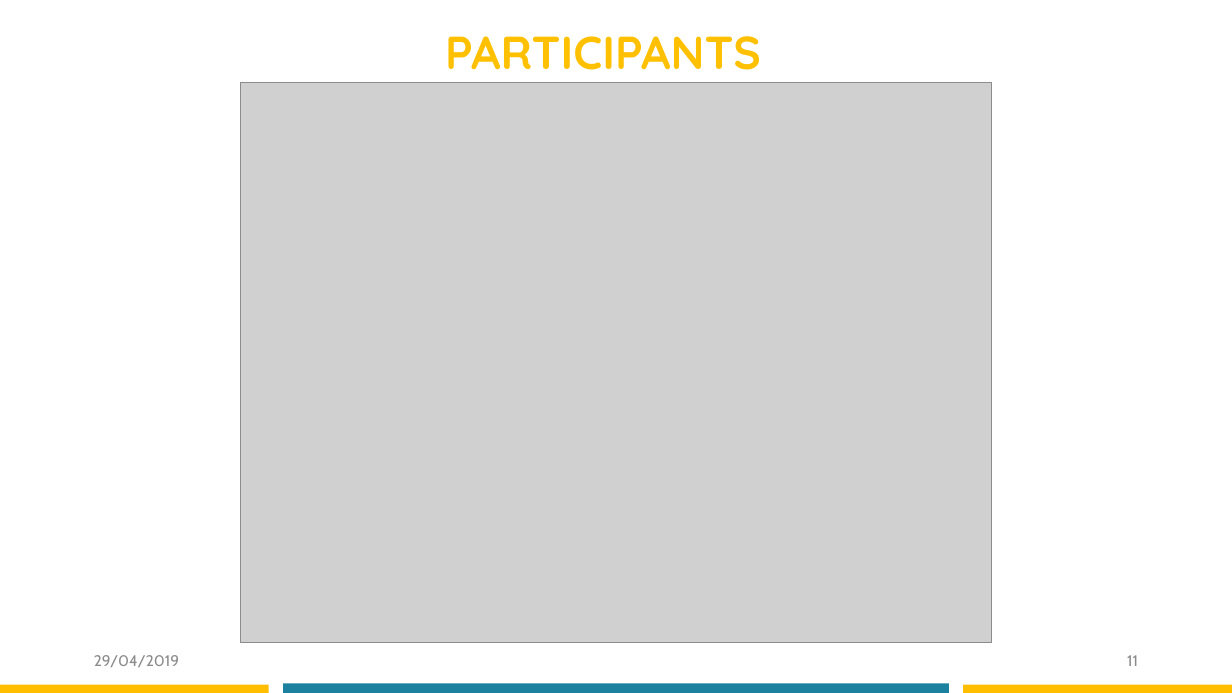
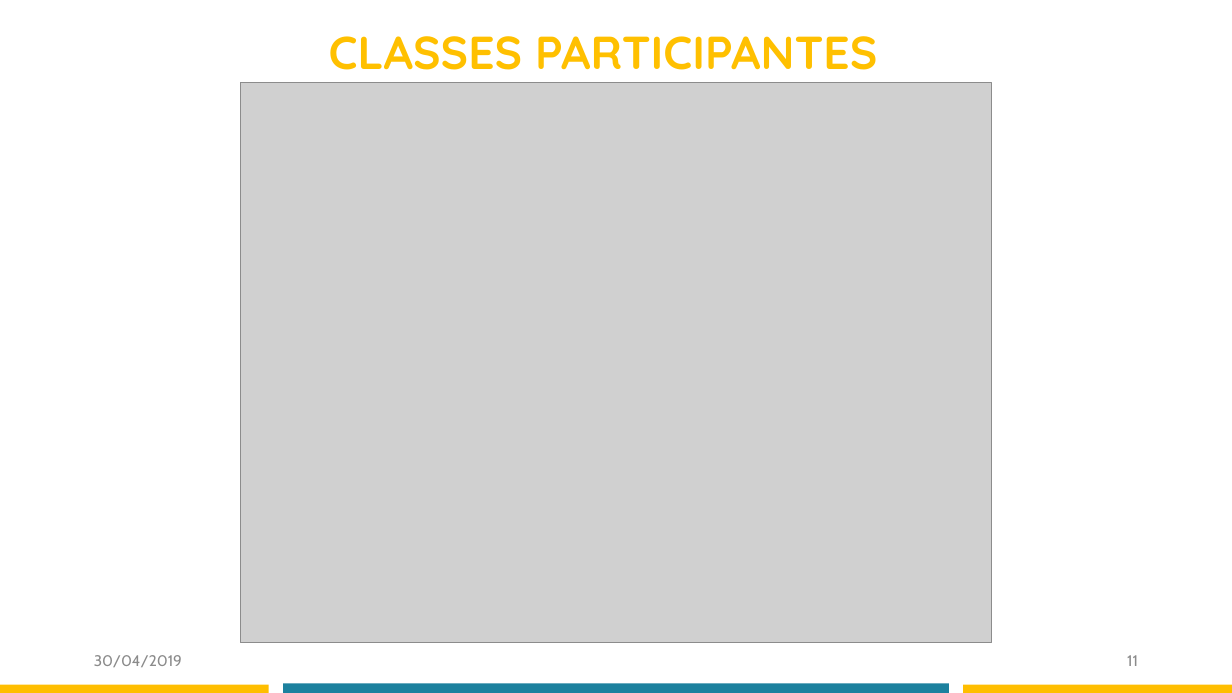
Before and after one commit to ansnoussi/conceptionGL2, a slide deck: slide 11 of Présentation Projet .pptx. Drawn at 1232x693 pixels with LibreOffice and Linux fonts; fonts in the diff are those of the drawing; grey boxes stand for pictures. Boxes give left, top, right and bottom in pixels: in the first picture for what was removed or moved away, otherwise in the second. Text is boxed around its words. In the diff, an @@ line names an element or a change of style, - is before the commit and + after.

```diff
--- a/Présentation Projet .pptx
+++ b/Présentation Projet .pptx
@@ text at bbox=[329, 36, 877, 70]: text changed @@
-PARTICIPANTS
+CLASSES PARTICIPANTES
@@ text at bbox=[94, 655, 182, 667]: text changed @@
-29/04/2019
+30/04/2019
```
Also in this commit, not shown: 17 other slides changed.
